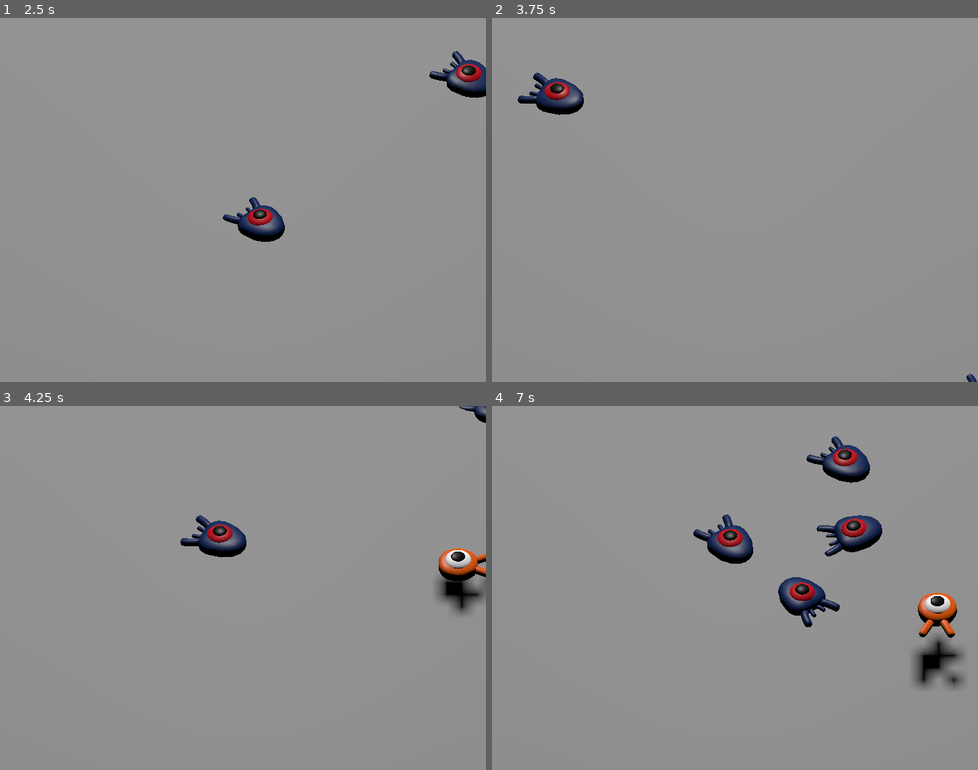
Above: before the commit, frames 1-4 (two rows, left to right).
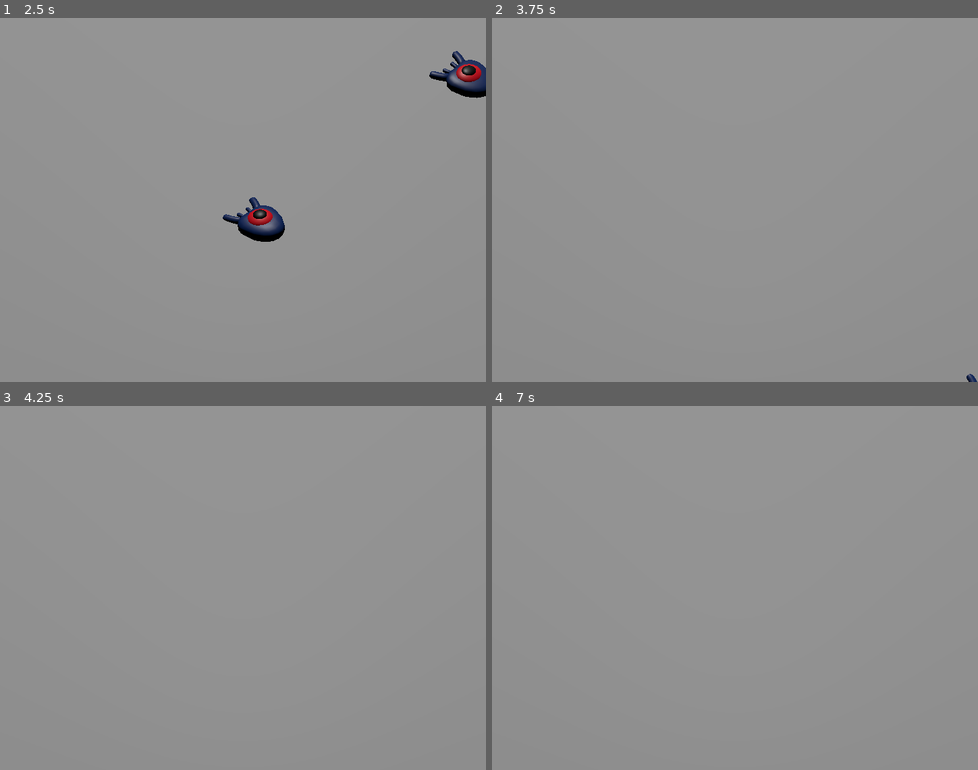
Above: after the commit, the same moments.

Repository: francoriboratig/godot-practice
Game: Godot game, scene res://main.tscn
Two runs of this game, one before a commit and one after it. Both use one fixed random seed, a clock stepped at 60 frames per second and the inputs below.
Inputs:
- Up to frame 1 (2.5 s): tap Enter at 0.5 s; hold Right (move_right) 0.53-1.28 s; tap Space (jump) at 0.77, 1.52 s; hold Down (move_back) 1.28-2.03 s; hold Right (move_right) from 2.03 s (still down)
- Up to frame 2 (3.75 s): release Right (move_right) at 2.78 s; hold Up (move_forward) 2.78-3.53 s; tap Space (jump) at 3.02 s; hold Left (move_left) from 3.53 s (still down)
- Up to frame 3 (4.25 s): keep holding Left (move_left); tap Space (jump) at 3.77 s
- Up to frame 4 (7 s): tap Space (jump) at 4.52, 6.02, 6.77 s; release Left (move_left) at 5.03 s; hold Down (move_back) 5.03-5.78 s; hold Right (move_right) 5.78-6.53 s; hold Up (move_forward) from 6.53 s (still down)

Frame 1 is identical in both runs. In frame 2, 0.9% of the frame differs, in the area x 5-19%, y 15-27%; in frame 3, 2.4%; in frame 4, 5.4%, in the area x 41-98%, y 8-78%.

Commit message:
Killing the player

Diff:
--- a/Your First 3D Game/main.gd
+++ b/Your First 3D Game/main.gd
@@ -27,3 +27,7 @@
 
 	# Spawn the mob by adding it to the main scene.
 	add_child(mob)
+
+
+func _on_player_hit():
+	$MobTimer.stop()
--- a/Your First 3D Game/main.tscn
+++ b/Your First 3D Game/main.tscn
@@ -44,8 +44,6 @@
 shadow_enabled = true
 
 [node name="Player" parent="." instance=ExtResource("1_yyyom")]
-speed = 14
-fall_acceleration = 75
 
 [node name="CameraPivot" type="Marker3D" parent="."]
 transform = Transform3D(1, 0, 0, 0, 0.702886, 0.711303, 0, -0.711303, 0.702886, 0, 0, 0)
@@ -83,4 +81,5 @@
 wait_time = 0.5
 autostart = true
 
+[connection signal="hit" from="Player" to="." method="_on_player_hit"]
 [connection signal="timeout" from="MobTimer" to="." method="_on_mob_timer_timeout"]
--- a/Your First 3D Game/player.gd
+++ b/Your First 3D Game/player.gd
@@ -9,6 +9,9 @@
 # Vertical impulse applied to the character upon bouncing over a mob in
 # meters per second.
 @export var bounce_impulse = 16
+
+# Emitted when the player was hit by a mob.
+signal hit
 
 var target_velocity = Vector3.ZERO
 
@@ -67,3 +70,10 @@
 				break
 
 	move_and_slide()
+
+func die():
+	hit.emit()
+	queue_free()
+
+func _on_mob_detector_body_entered(body):
+	die()
--- a/Your First 3D Game/player.tscn
+++ b/Your First 3D Game/player.tscn
@@ -1,10 +1,14 @@
-[gd_scene load_steps=4 format=3 uid="uid://icqwot6saku2"]
+[gd_scene load_steps=5 format=3 uid="uid://icqwot6saku2"]
 
 [ext_resource type="PackedScene" uid="uid://cueuehiw4l4ns" path="res://art/player.glb" id="1_2rn4y"]
 [ext_resource type="Script" path="res://player.gd" id="1_xl2qh"]
 
 [sub_resource type="SphereShape3D" id="SphereShape3D_bq4b6"]
 radius = 1.00221
+
+[sub_resource type="CylinderShape3D" id="CylinderShape3D_4fx04"]
+height = 0.29603
+radius = 1.15888
 
 [node name="Player" type="CharacterBody3D"]
 collision_mask = 6
@@ -17,3 +21,14 @@
 [node name="CollisionShape3D" type="CollisionShape3D" parent="."]
 transform = Transform3D(1, 0, 0, 0, 1, 0, 0, 0, 1, 0.0198228, 0.763926, 0)
 shape = SubResource("SphereShape3D_bq4b6")
+
+[node name="MobDetector" type="Area3D" parent="."]
+collision_layer = 0
+collision_mask = 2
+monitorable = false
+
+[node name="CollisionShape" type="CollisionShape3D" parent="MobDetector"]
+transform = Transform3D(1, 0, 0, 0, 1, 0, 0, 0, 1, 0, 0.355463, 0)
+shape = SubResource("CylinderShape3D_4fx04")
+
+[connection signal="body_entered" from="MobDetector" to="." method="_on_mob_detector_body_entered"]
